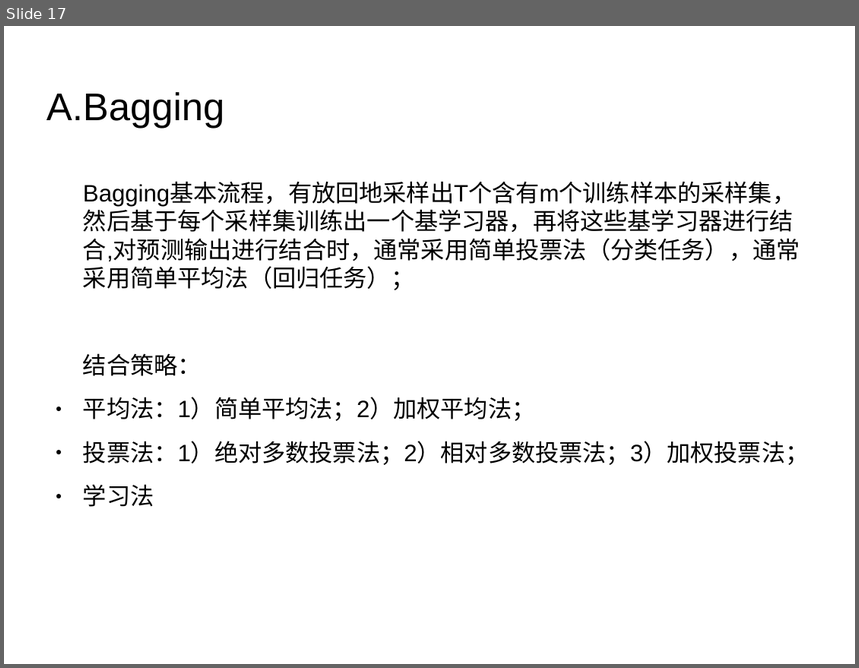
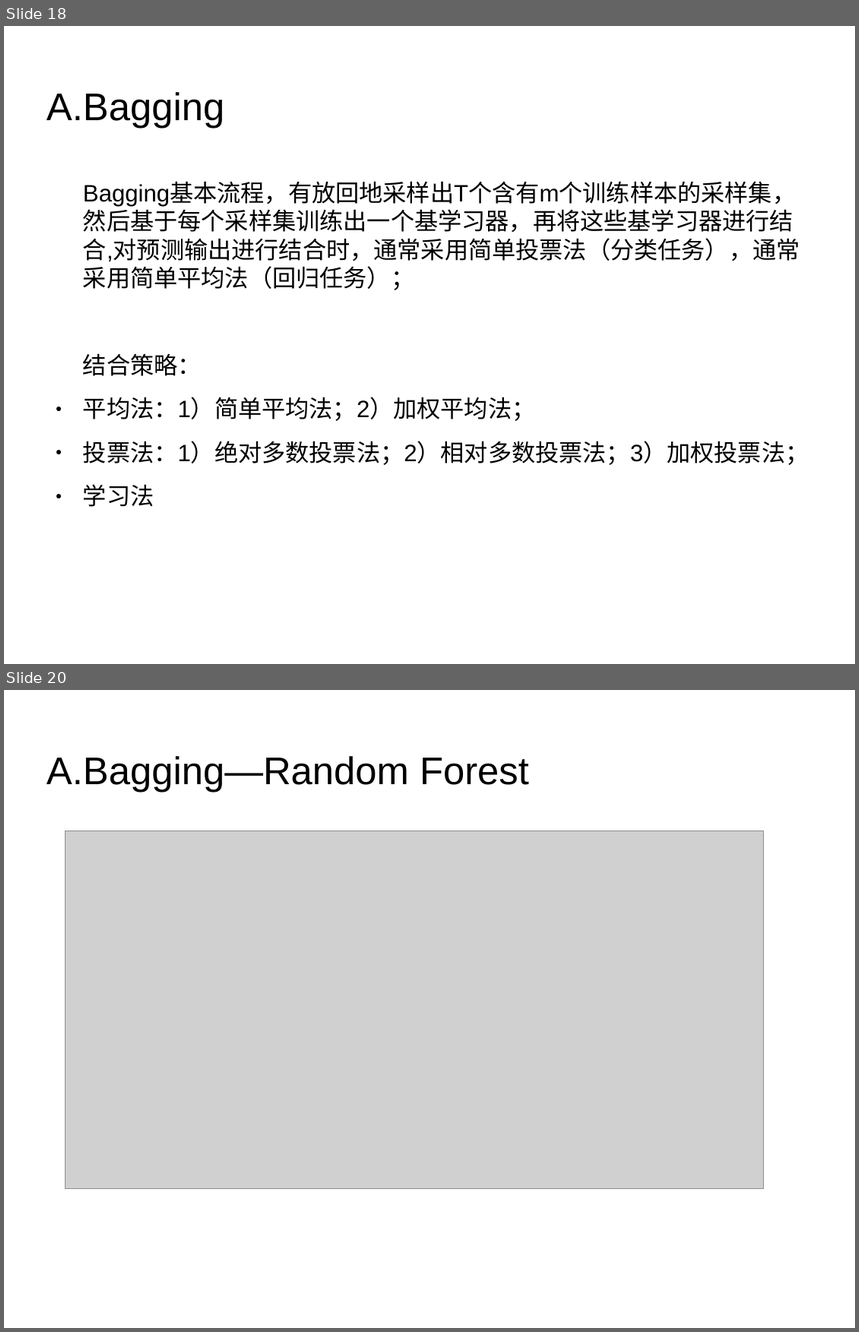
Before and after one commit to liulj0507/DecisionTreeShareProject, a slide deck: doc/DecisionTree-zhb.odp. Shown one above the other, each under a label of ours: slide 17 before the commit, slides 18 and 20 after it; the slides between them are not shown. The pictures are 859x668 and 859x1332 pixels, drawn with LibreOffice and Linux fonts; fonts in the diff are those of the drawing; grey boxes stand for pictures; background and template pictures are left out. Boxes give left, top, right and bottom in pixels: in the first picture for what was removed or moved away, otherwise in the second. Text is boxed around its words. In the diff, an @@ line names an element or a change of style, - is before the commit and + after.

```diff
--- a/doc/DecisionTree-zhb.odp
+++ b/doc/DecisionTree-zhb.odp
@@ slide 20 added at box(4, 690, 855, 1328), background picture (left out) @@
@@ title added at box(47, 756, 529, 792), 36 pt, text #000000 @@
+A.Bagging—Random Forest
@@ picture added at box(65, 831, 764, 1190) @@
@@ what was slide 17 is now slide 18 @@
```
Also in this commit, not shown: 11 slides changed, 9 other slides added, 2 slides removed, 11 other files.
